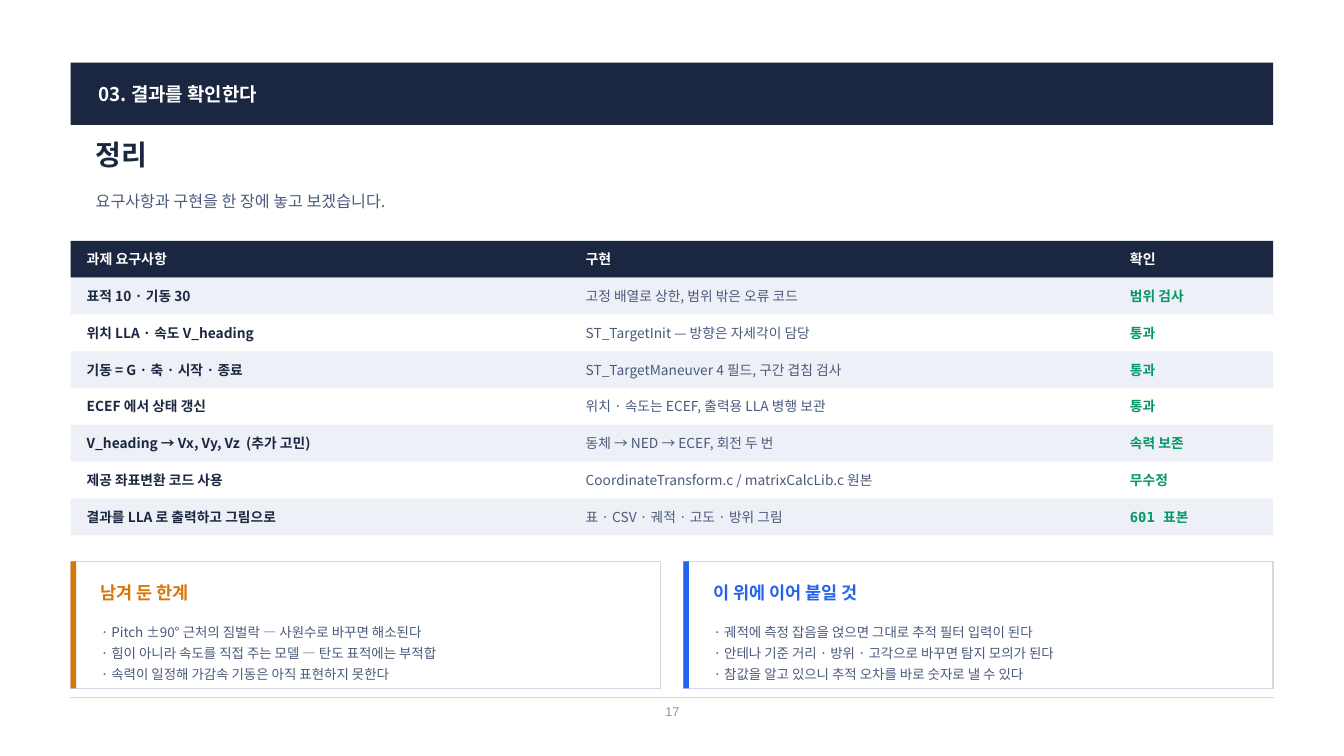
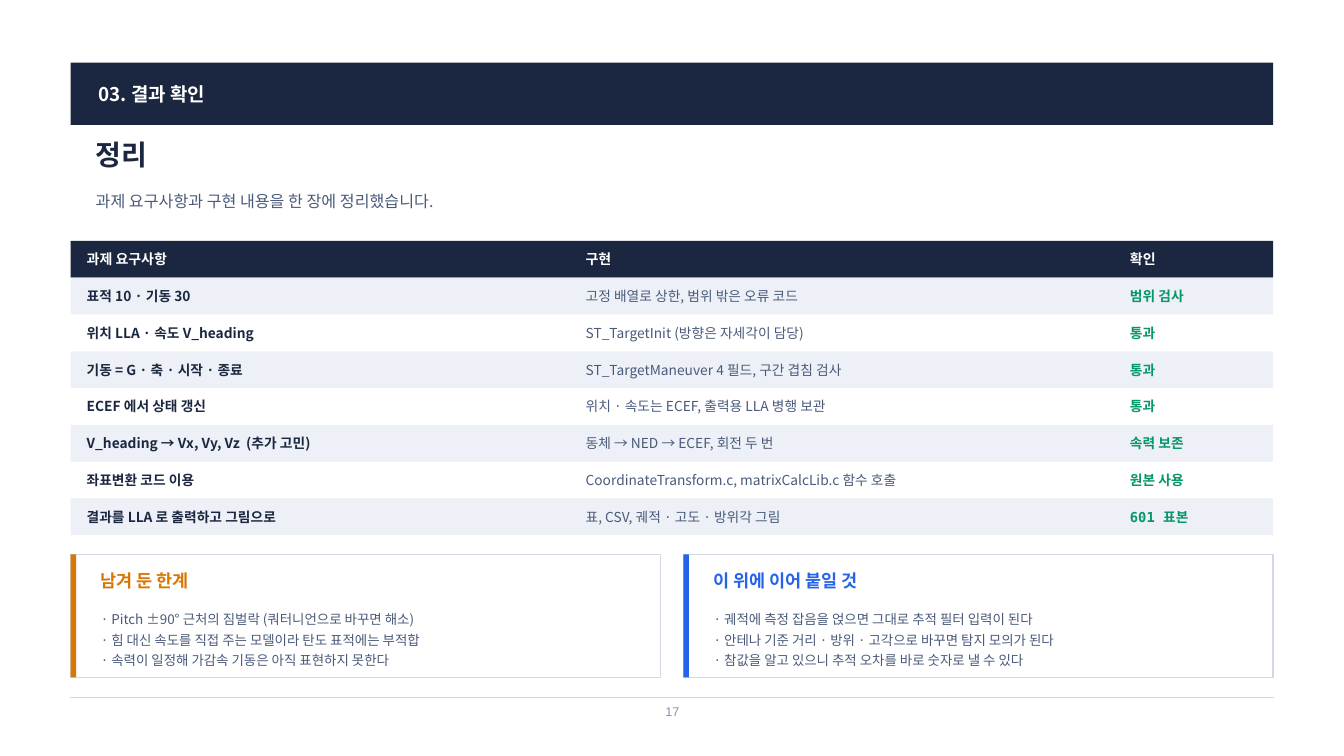
Before and after one commit to harley-hwan/radar-sw-study, a slide deck: slide 17 of Part3_TargetSim/ref/산출물/Chapter3_TargetSim.pptx. Drawn at 1344x756 pixels with LibreOffice and Linux fonts; fonts in the diff are those of the drawing. Boxes give left, top, right and bottom in pixels: in the first picture for what was removed or moved away, otherwise in the second. Text is boxed around its words. In the diff, an @@ line names an element or a change of style, - is before the commit and + after.

```diff
--- a/Part3_TargetSim/ref/산출물/Chapter3_TargetSim.pptx
+++ b/Part3_TargetSim/ref/산출물/Chapter3_TargetSim.pptx
@@ text at (99,85,205,103): text changed @@
-03. 결과를 확인한다
+03. 결과 확인
@@ text at (96,193,434,209): text changed @@
-요구사항과 구현을 한 장에 놓고 보겠습니다.
+과제 요구사항과 구현 내용을 한 장에 정리했습니다.
@@ text at (586,326,804,342): text changed @@
-ST_TargetInit — 방향은 자세각이 담당
+ST_TargetInit (방향은 자세각이 담당)
@@ text at (87,473,194,487): text changed @@
-제공 좌표변환 코드 사용
+좌표변환 코드 이용
@@ text at (586,473,896,488): text changed @@
-CoordinateTransform.c / matrixCalcLib.c 원본
+CoordinateTransform.c, matrixCalcLib.c 함수 호출
@@ text at (1130,473,1183,487): text changed @@
-무수정
+원본 사용
@@ text at (586,510,780,525): text changed @@
-표 · CSV · 궤적 · 고도 · 방위 그림
+표, CSV, 궤적 · 고도 · 방위각 그림
@@ rectangle: place and size @@
-rectangle at (71,562,660,689)
+rectangle at (71,555,660,678)
@@ rectangle: place and size @@
-rectangle at (71,562,77,689)
+rectangle at (71,555,77,678)
@@ rectangle: place and size @@
-rectangle at (684,562,1273,689)
+rectangle at (684,555,1273,678)
@@ rectangle: place and size @@
-rectangle at (684,562,690,689)
+rectangle at (684,555,690,678)
@@ text "남겨 둔 한계": place and size @@
-text "남겨 둔 한계" at (101,584,189,601)
+text "남겨 둔 한계" at (101,572,189,589)
@@ text "이 위에 이어 붙일 것": place and size @@
-text "이 위에 이어 붙일 것" at (714,584,858,601)
+text "이 위에 이어 붙일 것" at (714,572,858,589)
@@ text "· Pitch ±90° 근처의 짐벌락 ...": place and size @@
-text "· Pitch ±90° 근처의 짐벌락 ..." at (111,626,436,680)
+text "· Pitch ±90° 근처의 짐벌락 ..." at (111,613,420,666)
@@ text at (111,613,420,646): text changed @@
-· Pitch ±90° 근처의 짐벌락 — 사원수로 바꾸면 해소된다
-· 힘이 아니라 속도를 직접 주는 모델 — 탄도 표적에는 부적합
+· Pitch ±90° 근처의 짐벌락 (쿼터니언으로 바꾸면 해소)
+· 힘 대신 속도를 직접 주는 모델이라 탄도 표적에는 부적합
@@ text "· 궤적에 측정 잡음을 얹으면 ...": place and size @@
-text "· 궤적에 측정 잡음을 얹으면 ..." at (724,626,1054,680)
+text "· 궤적에 측정 잡음을 얹으면 ..." at (724,613,1054,666)
```
Also in this commit, not shown: 12 other slides changed, 3 slides added, 3 slides removed, 1 other file.
